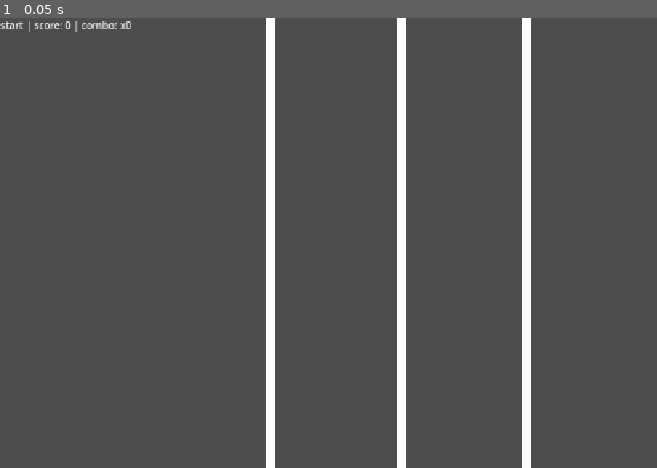
Above: before the commit, frame 1.
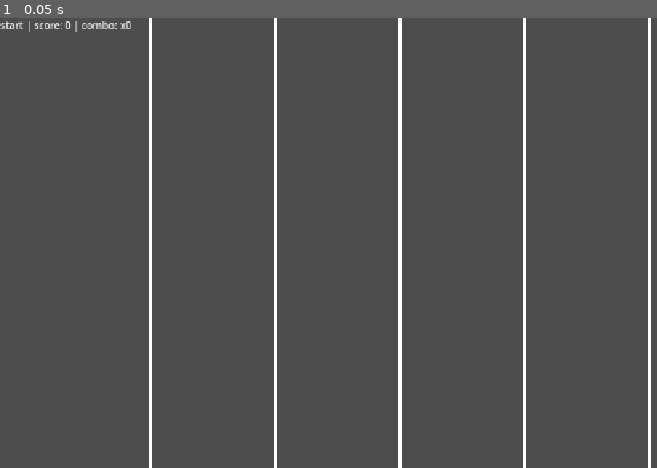
Above: after the commit, the same moment.

Repository: kocio07/rhytm-game
Game: Godot game, scene res://sceny/main.tscn
Same seed, same stepped clock (60 frames per second), same inputs: the game is played once before the commit and once after it. Sound files missing from this copy of the repository are replaced by a short silence.
Inputs:
- Up to frame 1 (0.05 s): no input

The runs differ from the first frame. In frame 1, 4.1% of the frame differs, in the area x 22-100%, y 0-100%.

Commit message:
added drawing linees through code cus if 'd do that myself that would be bad

Diff:
--- a/rhytmgame/sceny/main.tscn
+++ b/rhytmgame/sceny/main.tscn
@@ -41,6 +41,7 @@
 
 func _ready() -> void:
 	_setup_lanes()
+	queue_redraw()
 	if record_mode:
 		_load_existing_chart_if_present()
 		music_player.pitch_scale = record_pitch_scale
@@ -232,6 +233,17 @@
 
 func _update_ui(judgement: String) -> void:
 	score_label.text = \"%s | score: %d | combo: x%d\" % [judgement, score, combo]
+
+ #drawing lines to seperate lanes
+func _draw() -> void:
+	var h = get_viewport_rect().size.y
+	var left = lane_centers[0] - lane_spacing / 2.0
+	# tlo torów
+	for i in range(LANE_COUNT):
+		draw_rect(Rect2(left + i * lane_spacing, 0, lane_spacing, h), Color(0.3, 0.3, 0.3))
+	# separatory
+	for i in range(LANE_COUNT + 1):
+		draw_rect(Rect2(left + i * lane_spacing - 2.0, 0, 4.0, h), Color.WHITE)
 "
 
 [node name="Main" type="Node2D" unique_id=1461893033]
@@ -254,18 +266,3 @@
 [node name="ScoreLabel" type="Label" parent="CanvasLayer" unique_id=908717537]
 offset_right = 40.0
 offset_bottom = 23.0
-
-[node name="ColorRect" type="ColorRect" parent="." unique_id=1208544102]
-offset_left = 424.0
-offset_right = 440.0
-offset_bottom = 720.0
-
-[node name="ColorRect2" type="ColorRect" parent="." unique_id=1809507075]
-offset_left = 834.0
-offset_right = 850.0
-offset_bottom = 720.0
-
-[node name="ColorRect3" type="ColorRect" parent="." unique_id=984324199]
-offset_left = 634.0
-offset_right = 650.0
-offset_bottom = 720.0
